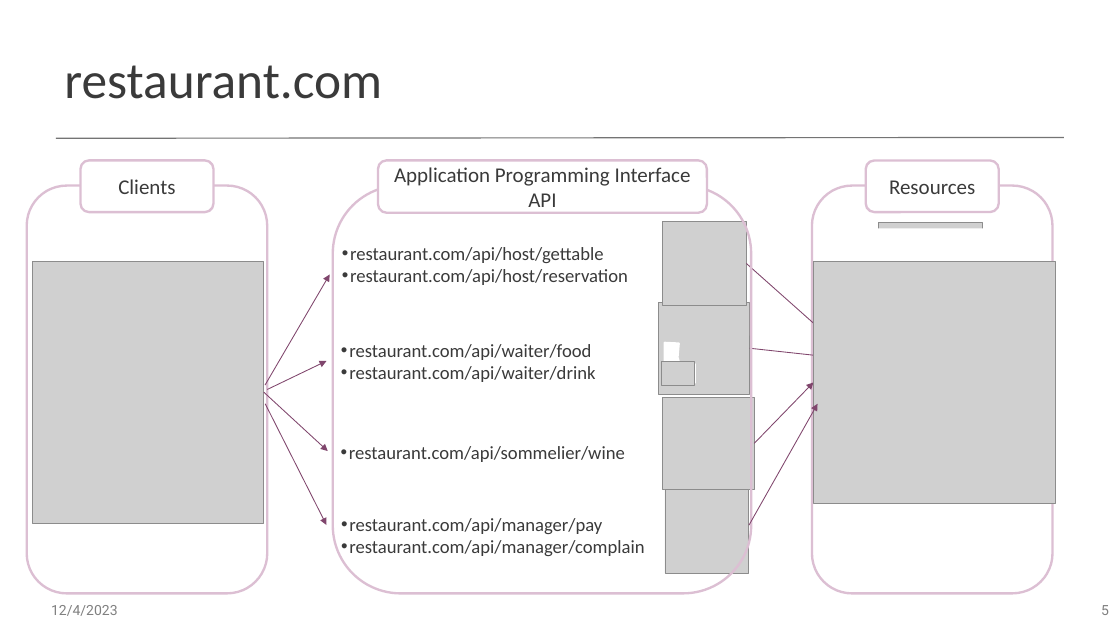
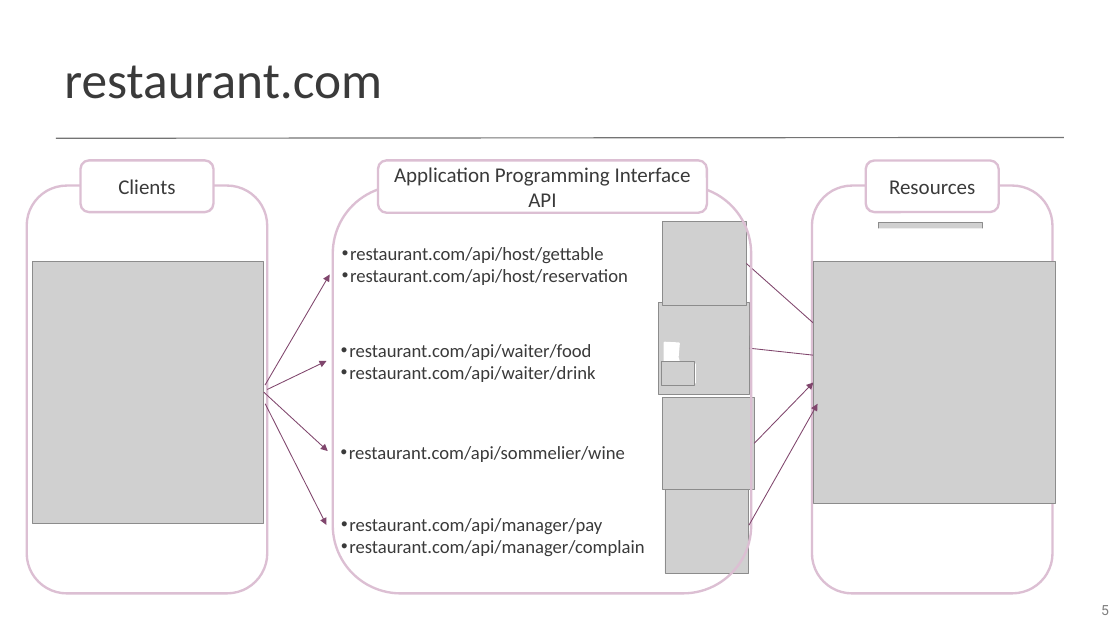
Before and after one commit to worldbank/dec-python-course, a slide deck: slide 5 of 1-foundations/4-api-and-dataviz/Introduction to APIs.pptx. Drawn at 1120x630 pixels with LibreOffice and Linux fonts; fonts in the diff are those of the drawing; grey boxes stand for pictures. Boxes give left, top, right and bottom in pixels: in the first picture for what was removed or moved away, otherwise in the second. Text is boxed around its words. In the diff, an @@ line names an element or a change of style, - is before the commit and + after.

```diff
--- a/1-foundations/4-api-and-dataviz/Introduction to APIs.pptx
+++ b/1-foundations/4-api-and-dataviz/Introduction to APIs.pptx
@@ text removed at [51, 605, 118, 616] @@
-12/4/2023
```
Also in this commit, not shown: 14 other slides changed, 2 other files.
